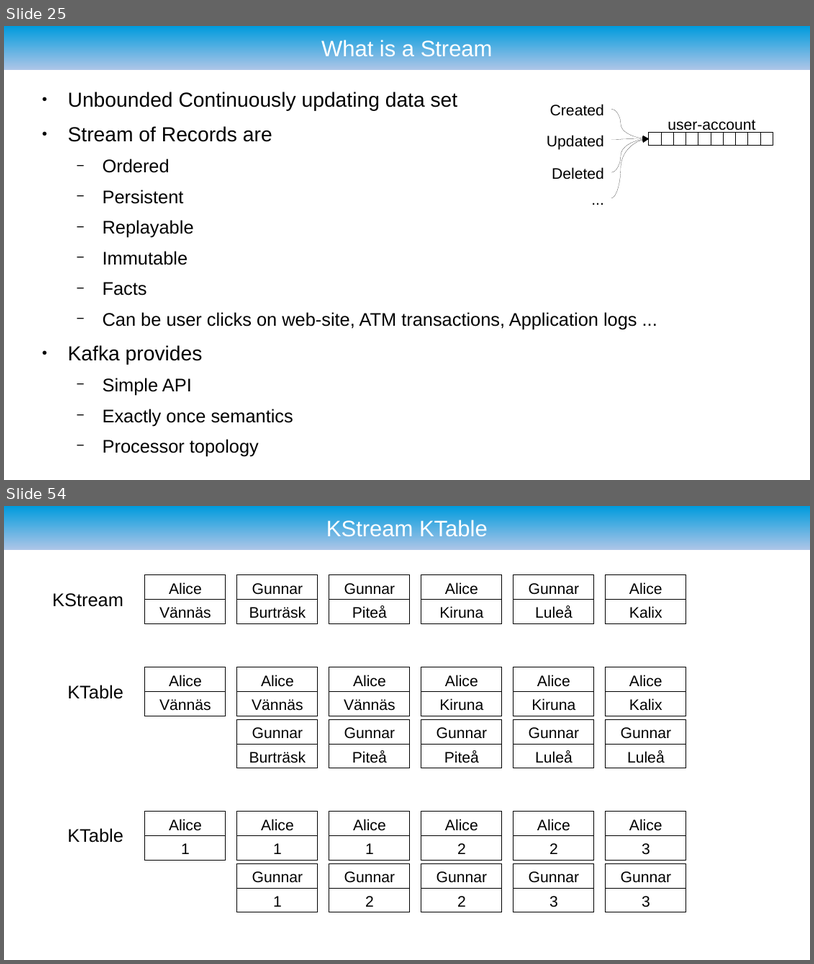
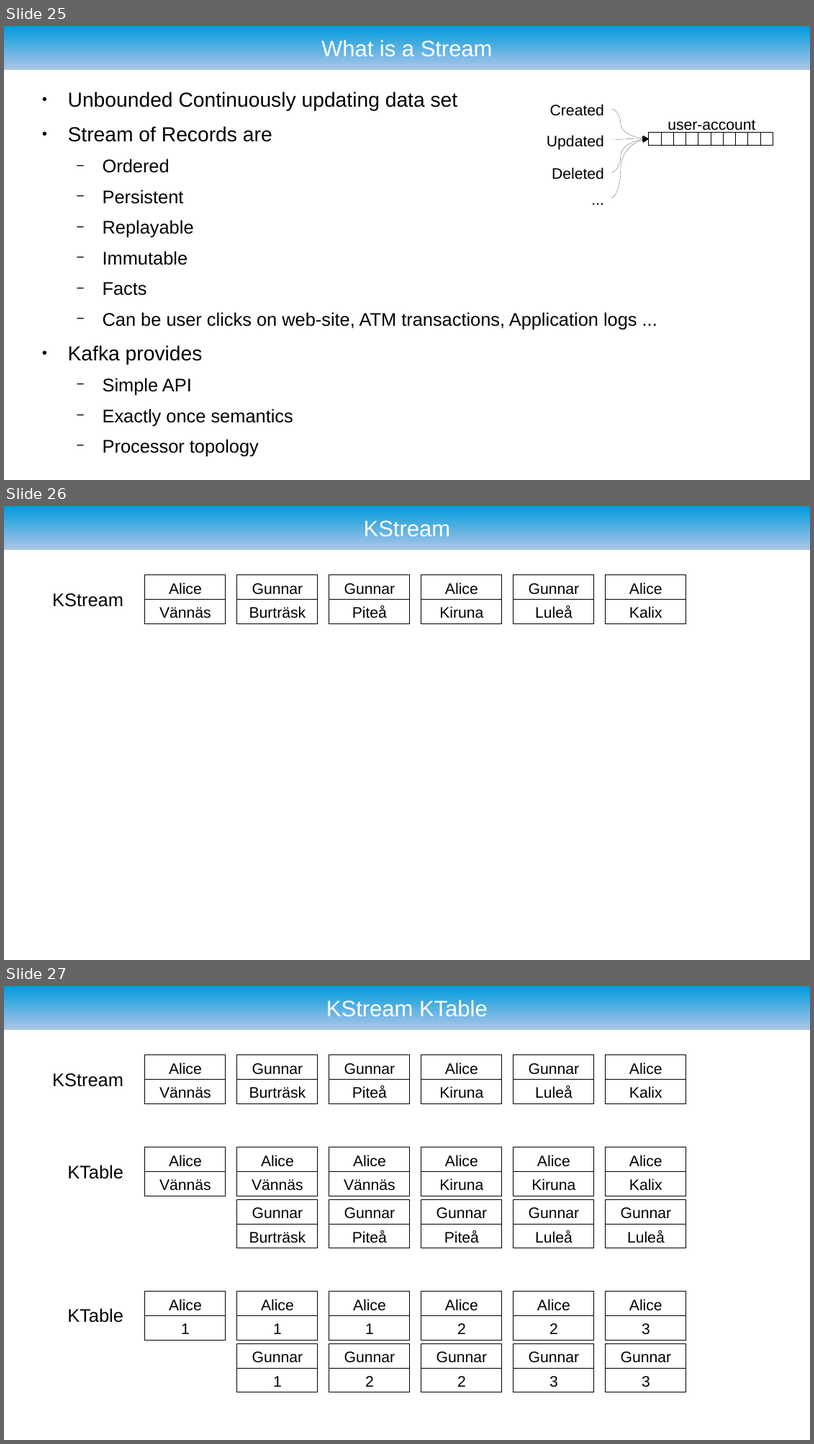
Before and after one commit to ryzlab/kafka-kompetensdag, a slide deck: doc/presentation-umejug.odp. Shown one above the other, each under a label of ours: slides 25 and 54 before the commit, slides 25, 26 and 27 after it; the slides between them are not shown. The pictures are 814x964 and 814x1444 pixels, drawn with LibreOffice and Linux fonts; fonts in the diff are those of the drawing; background and template pictures are left out. Boxes give left, top, right and bottom in pixels: in the first picture for what was removed or moved away, otherwise in the second. Text is boxed around its words. In the diff, an @@ line names an element or a change of style, - is before the commit and + after.

```diff
--- a/doc/presentation-umejug.odp
+++ b/doc/presentation-umejug.odp
@@ slide 26 added at [4,506,810,960], background #FFFFFF; not listed: 1 template element that a slide beside it also shows @@
@@ title added at [364,519,451,536], 22 pt, text #FFFFFF @@
+KStream
@@ rectangle added at [145,575,226,599], outline #000000 0 pt, 15 pt, text #000000 @@
+Alice
@@ rectangle added at [237,575,318,599], outline #000000 0 pt, 15 pt, text #000000 @@
+Gunnar
@@ rectangle added at [329,575,410,599], outline #000000 0 pt, 15 pt, text #000000 @@
+Gunnar
@@ rectangle added at [422,575,502,599], outline #000000 0 pt, 15 pt, text #000000 @@
+Alice
@@ rectangle added at [514,575,594,599], outline #000000 0 pt, 15 pt, text #000000 @@
+Gunnar
@@ rectangle added at [606,575,687,599], outline #000000 0 pt, 15 pt, text #000000 @@
+Alice
@@ text added at [52,593,124,607], 18 pt, text #000000 @@
+KStream
@@ rectangle added at [145,600,226,624], outline #000000 0 pt, 15 pt, text #000000 @@
+Vännäs
@@ rectangle added at [237,600,318,624], outline #000000 0 pt, 15 pt, text #000000 @@
+Burträsk
@@ rectangle added at [329,600,410,624], outline #000000 0 pt, 15 pt, text #000000 @@
+Piteå
@@ rectangle added at [422,600,502,624], outline #000000 0 pt, 15 pt, text #000000 @@
+Kiruna
@@ rectangle added at [514,600,594,624], outline #000000 0 pt, 15 pt, text #000000 @@
+Luleå
@@ rectangle added at [606,600,687,624], outline #000000 0 pt, 15 pt, text #000000 @@
+Kalix
@@ what was slide 54 is now slide 27 @@
```
Also in this commit, not shown: 6 slides changed, 3 other slides added, 2 other files.
